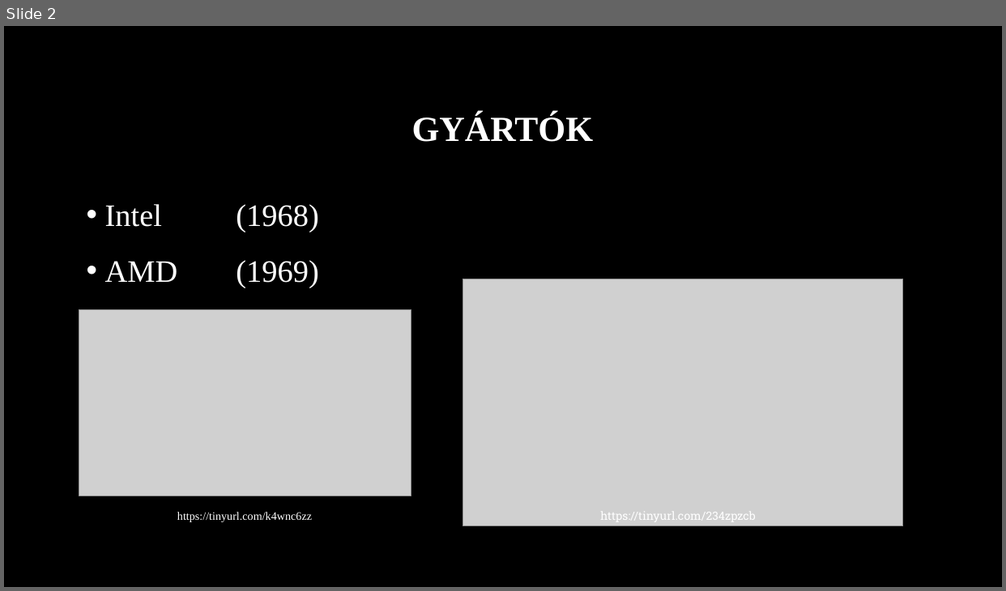
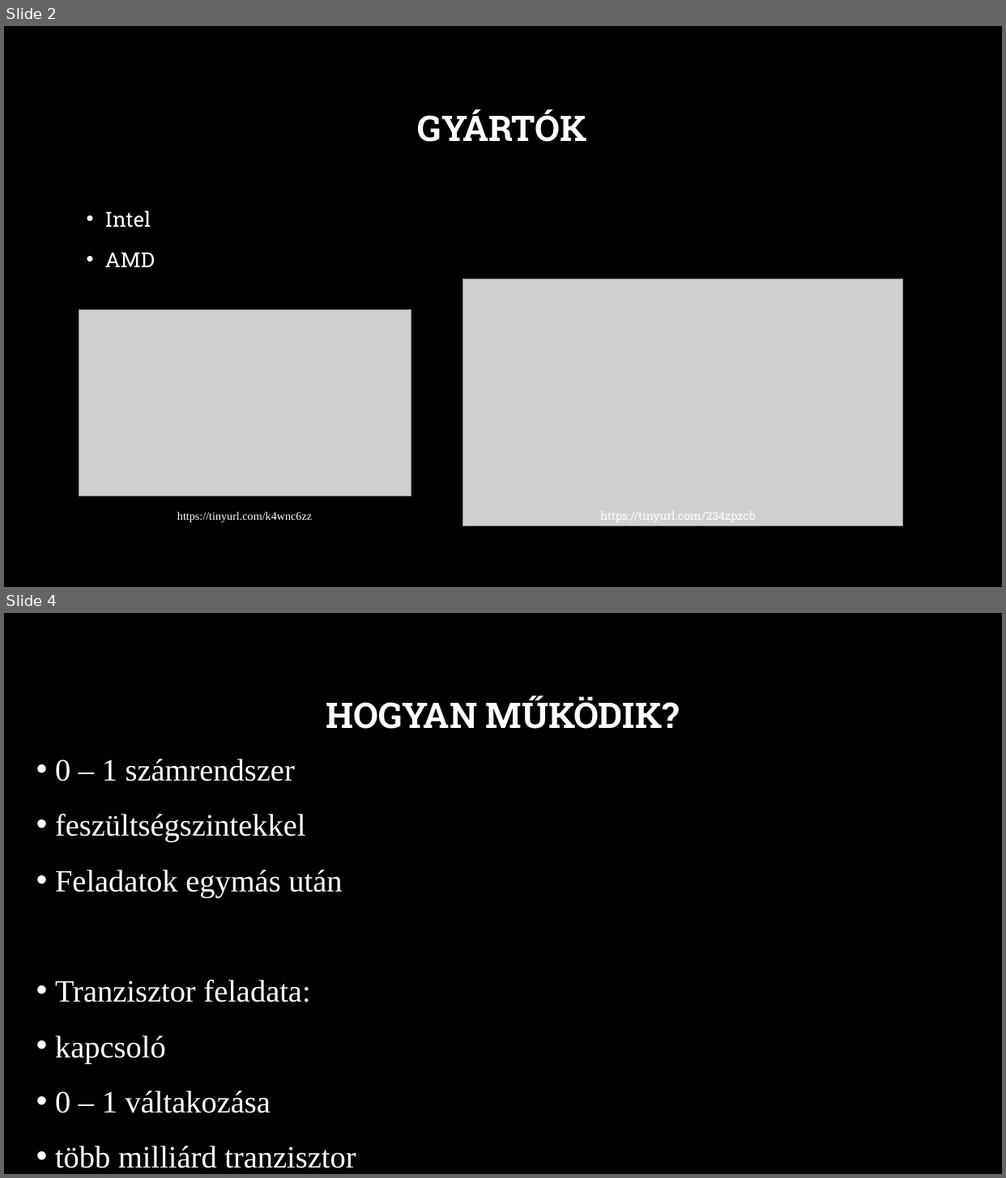
Before and after one commit to MszrsRicsi/Paprika, a slide deck: Processzorok.pptx. Shown one above the other, each under a label of ours: slide 2 before the commit, slides 2 and 4 after it; the slides between them are not shown. The pictures are 1006x591 and 1006x1178 pixels, drawn with LibreOffice and Linux fonts; fonts in the diff are those of the drawing; grey boxes stand for pictures; background and template pictures are left out. Boxes give left, top, right and bottom in pixels: in the first picture for what was removed or moved away, otherwise in the second. Text is boxed around its words. In the diff, an @@ line names an element or a change of style, - is before the commit and + after.

```diff
--- a/Processzorok.pptx
+++ b/Processzorok.pptx
@@ slide 4 added at [4,613,1002,1174], background picture (left out) @@
@@ title added at [326,696,679,729], 34 pt, text #FFFFFF, bold @@
+HOGYAN MŰKÖDIK?
@@ text added at [55,759,356,1169], 30 pt, text #FFFFFF @@
+• 0 – 1 számrendszer
+• feszültségszintekkel
+• Feladatok egymás után
+• Tranzisztor feladata:
+• kapcsoló
+• 0 – 1 váltakozása
+• több milliárd tranzisztor
@@ slide 2 changed as well @@
@@ title "GYÁRTÓK" at [418,109,587,142]: font Times New Roman to Roboto Slab @@
@@ text at [105,211,155,267]: text changed; size 30 to 20 pt; font Times New Roman to Roboto Slab @@
-• Intel (1968)
-• AMD (1969)
+• Intel
+• AMD
```
Also in this commit, not shown: 3 other slides changed, 5 other slides added, 9 slides removed, 2 other files.
